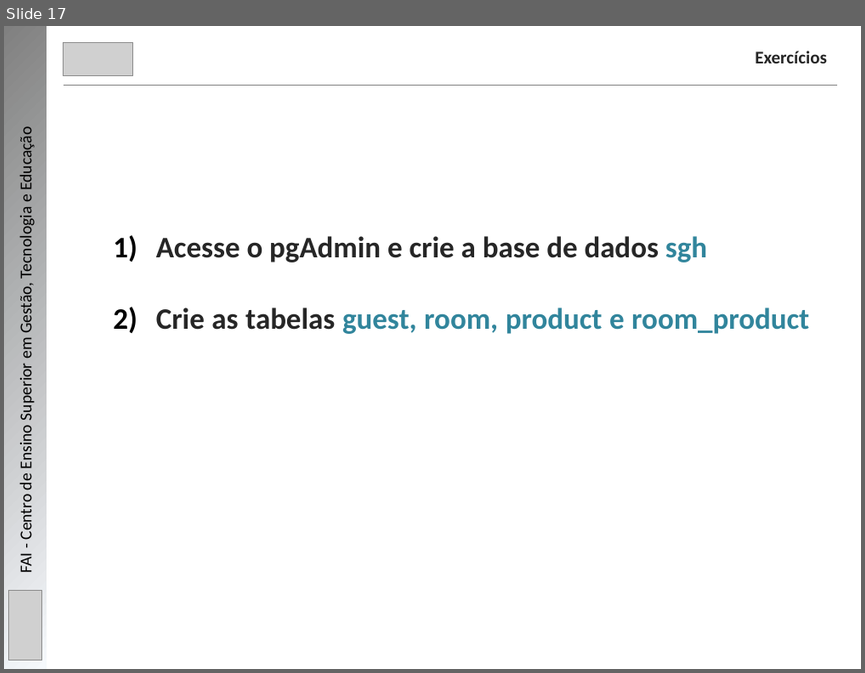
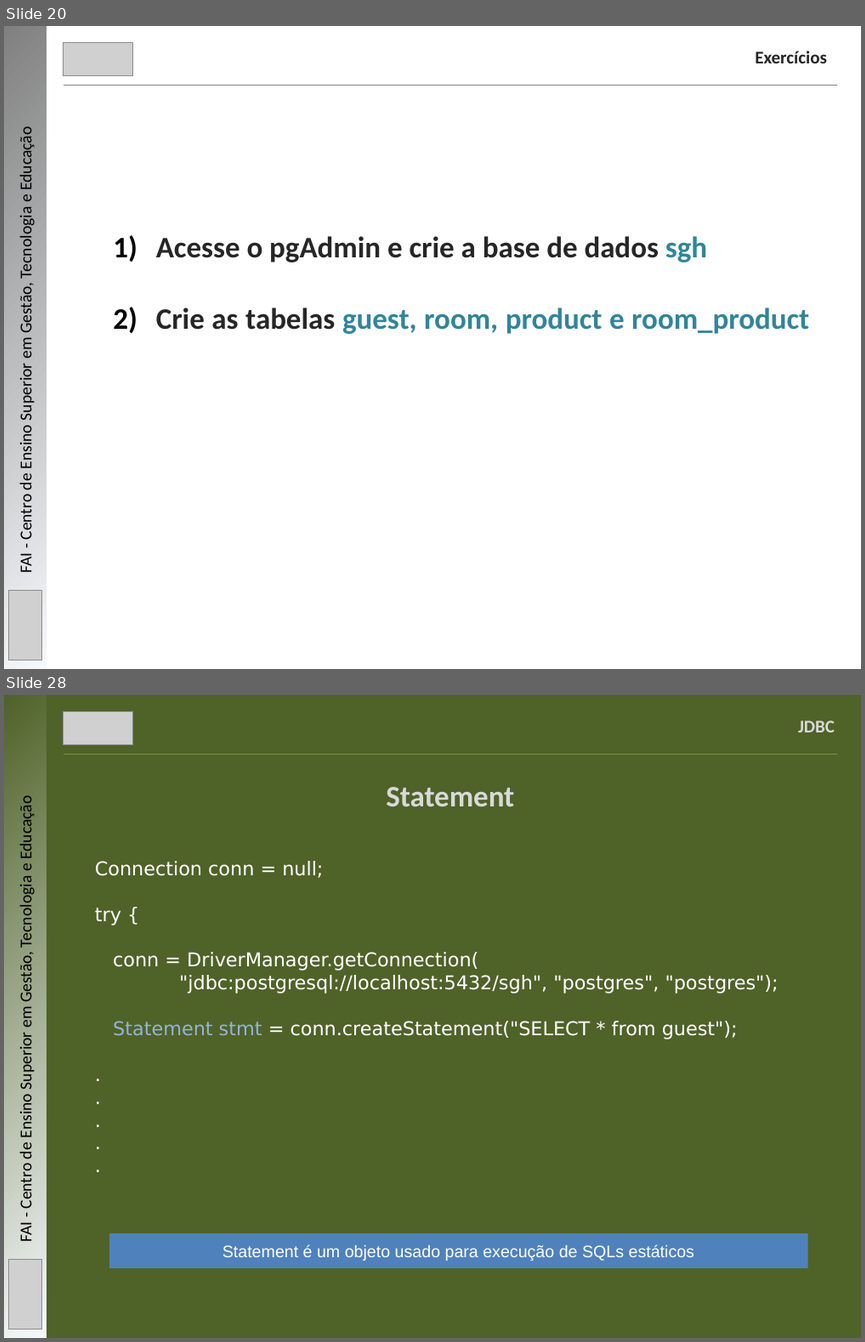
Before and after one commit to mbernardesp/lab-dev-software-sgh, a slide deck: slides/java-com-banco-de-dados.pptx. Shown one above the other, each under a label of ours: slide 17 before the commit, slides 20 and 28 after it; the slides between them are not shown. The pictures are 865x673 and 865x1342 pixels, drawn with LibreOffice and Linux fonts; fonts in the diff are those of the drawing; grey boxes stand for pictures. Boxes give left, top, right and bottom in pixels: in the first picture for what was removed or moved away, otherwise in the second. Text is boxed around its words. In the diff, an @@ line names an element or a change of style, - is before the commit and + after.

```diff
--- a/slides/java-com-banco-de-dados.pptx
+++ b/slides/java-com-banco-de-dados.pptx
@@ slide 28 added at (4, 695, 861, 1338), background #4F6228 @@
@@ rectangle added at (4, 695, 46, 1338), fill gradient #F6F9FC to #4F6228 @@
@@ picture added at (64, 711, 133, 744) @@
@@ text added at (798, 721, 834, 732), 15 pt, text #D9D9D9, bold @@
+JDBC
@@ line added from (64, 755) to (837, 755), #4F6228 0.75 pt @@
@@ text added at (386, 787, 514, 806), 25 pt, text #D9D9D9, bold @@
+Statement
@@ text added at (16, 801, 36, 1241), 14 pt, text #000000 @@
+FAI - Centro de Ensino Superior em Gestão, Tecnologia e Educação
@@ text added at (95, 861, 778, 1039), 16 pt, text #FFFFFF @@
+Connection conn = null;
+try {
+conn = DriverManager.getConnection(
+"jdbc:postgresql://localhost:5432/sgh", "postgres", "postgres");
+Statement stmt = conn.createStatement("SELECT * from guest");
+.
+.
+.
+.
+.
@@ rectangle added at (109, 1233, 808, 1268), fill #4F81BD, 14 pt, text #FFFFFF @@
+Statement é um objeto usado para execução de SQLs estáticos
@@ picture added at (9, 1259, 42, 1329) @@
@@ what was slide 17 is now slide 20 @@
```
Also in this commit, not shown: 9 slides changed, 7 other slides added, 2 other files.
